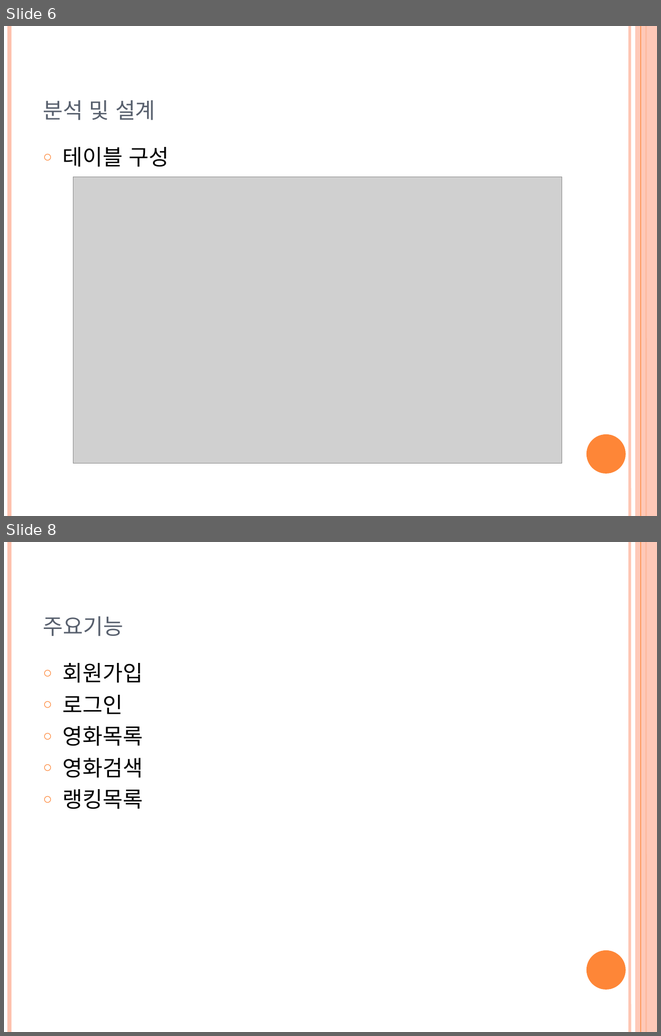
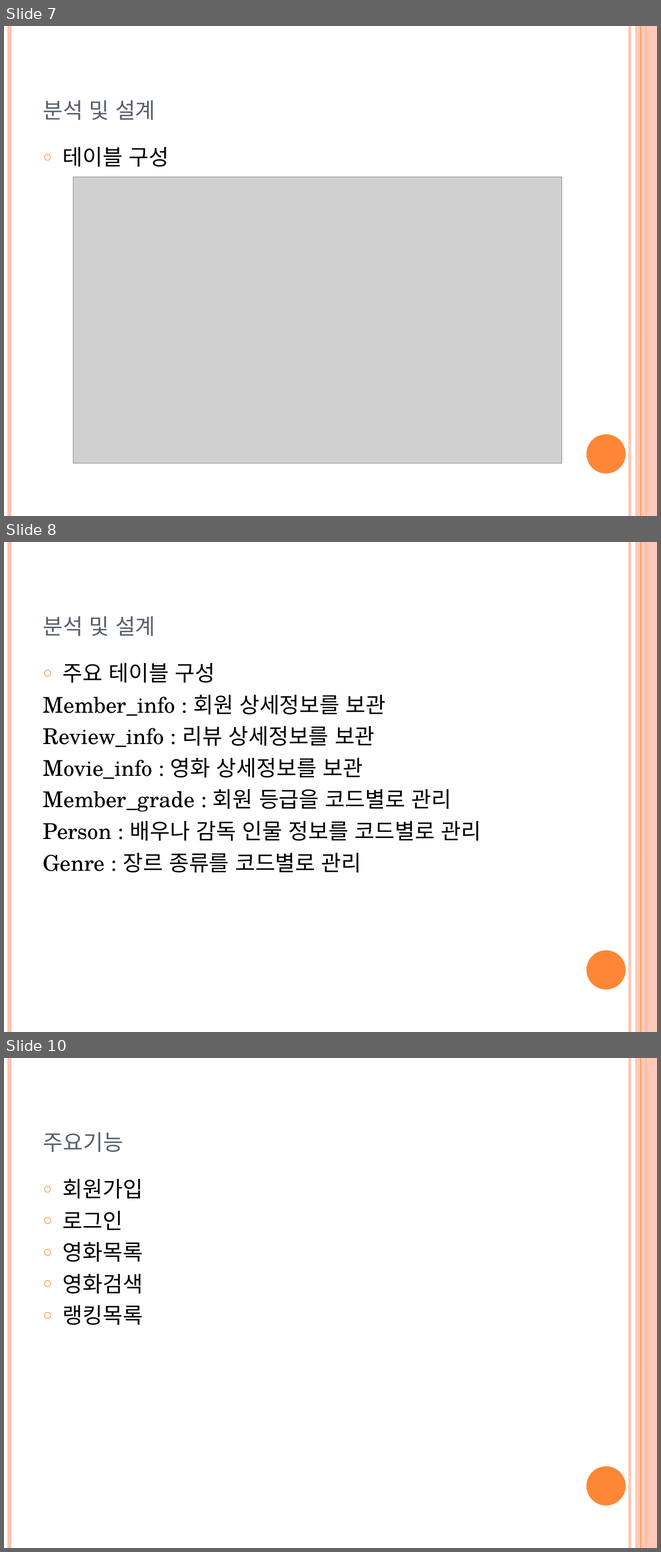
Before and after one commit to YJMovie/TeamProject, a slide deck: 영화소개 프로젝트.pptx. Shown one above the other, each under a label of ours: slides 6 and 8 before the commit, slides 7, 8 and 10 after it; the slides between them are not shown. The pictures are 661x1036 and 661x1552 pixels, drawn with LibreOffice and Linux fonts; fonts in the diff are those of the drawing; grey boxes stand for pictures. Boxes give left, top, right and bottom in pixels: in the first picture for what was removed or moved away, otherwise in the second. Text is boxed around its words. In the diff, an @@ line names an element or a change of style, - is before the commit and + after.

```diff
--- a/영화소개 프로젝트.pptx
+++ b/영화소개 프로젝트.pptx
@@ slide 8 added at <box>4,542,657,1032</box>, background #FFFFFF; not listed: 6 template elements that a slide beside it also shows @@
@@ title added at <box>43,616,156,636</box>, 30 pt, text #575F6D, small capitals @@
+분석 및 설계
@@ text added at <box>43,663,481,873</box>, 24 pt, text #000000 @@
+○ 주요 테이블 구성
+Member_info : 회원 상세정보를 보관
+Review_info : 리뷰 상세정보를 보관
+Movie_info : 영화 상세정보를 보관
+Member_grade : 회원 등급을 코드별로 관리
+Person : 배우나 감독 인물 정보를 코드별로 관리
+Genre : 장르 종류를 코드별로 관리
@@ what was slide 6 is now slide 7 @@
@@ what was slide 8 is now slide 10 @@
```
Also in this commit, not shown: 10 slides changed, 4 other slides added, 1 slide removed, 1 other file.
